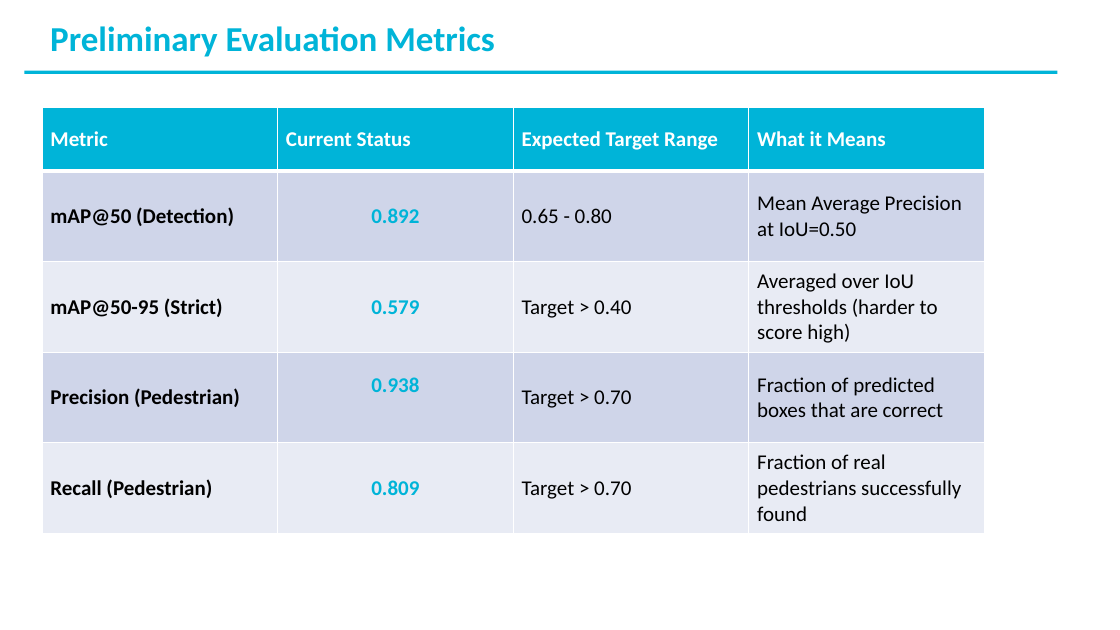
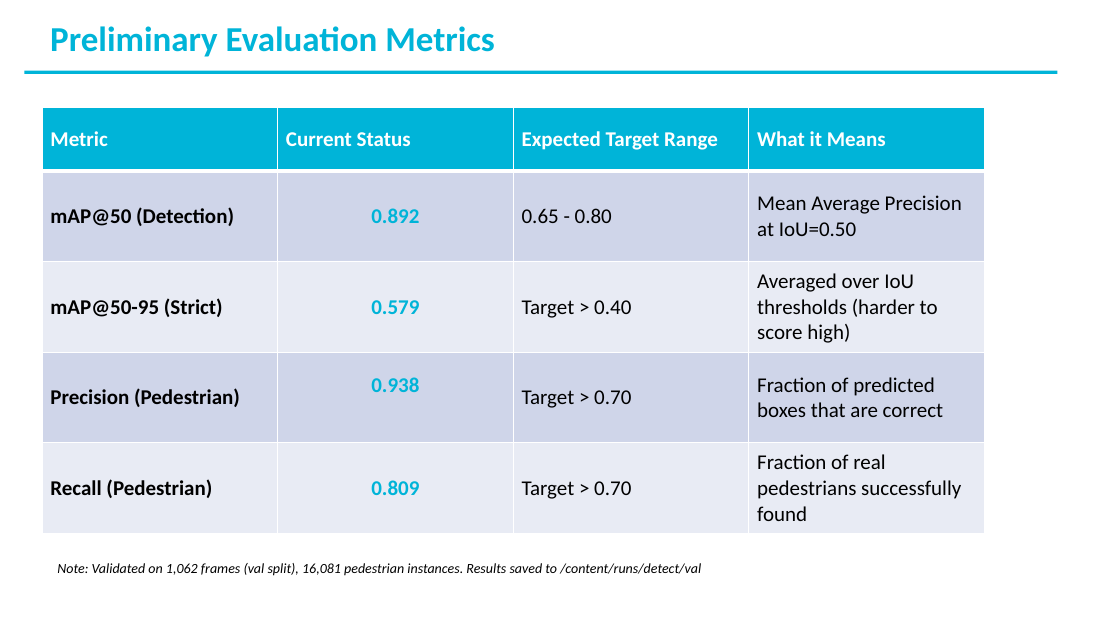
Before and after one commit to cepdnaclk/e23-co5430-vehicle-pedestrian-tracking, a slide deck: slide 3 of Docs/G07_M3_Presentation_v2.pptx. Drawn at 1120x630 pixels with LibreOffice and Linux fonts; fonts in the diff are those of the drawing. Boxes give left, top, right and bottom in pixels: in the first picture for what was removed or moved away, otherwise in the second. Text is boxed around its words. In the diff, an @@ line names an element or a change of style, - is before the commit and + after.

Commit message:
chore: add sample tracking frames and project presentation slides

```diff
--- a/Docs/G07_M3_Presentation_v2.pptx
+++ b/Docs/G07_M3_Presentation_v2.pptx
@@ text added at bbox=[57, 563, 701, 576], 12 pt, text #000000, italic @@
+Note: Validated on 1,062 frames (val split), 16,081 pedestrian instances. Results saved to /content/runs/detect/val
```
Also in this commit, not shown: 7 other files.
